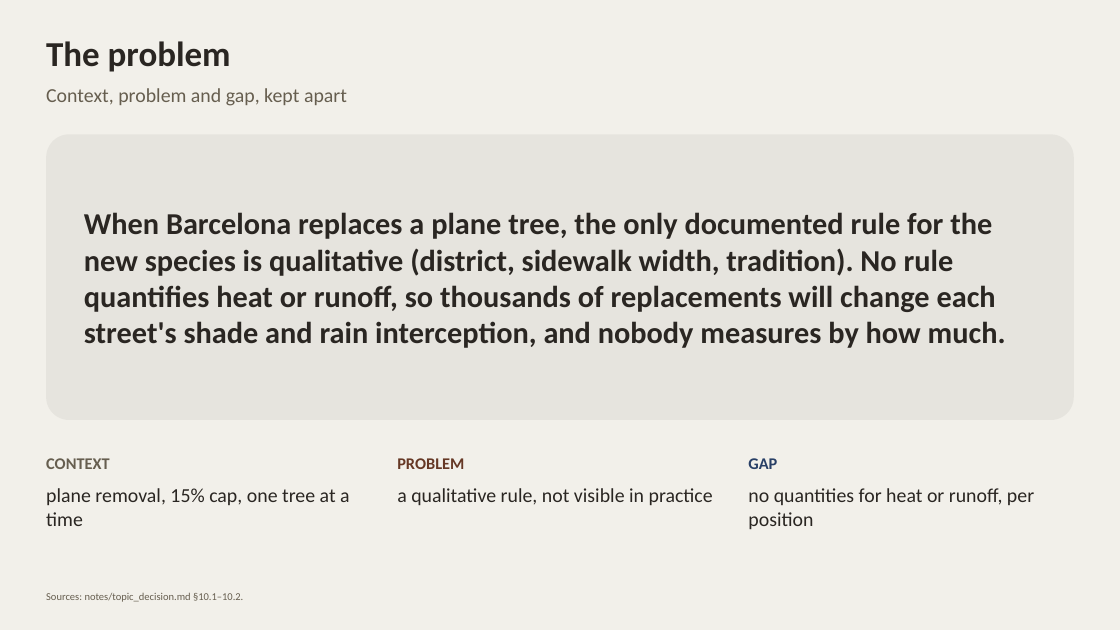
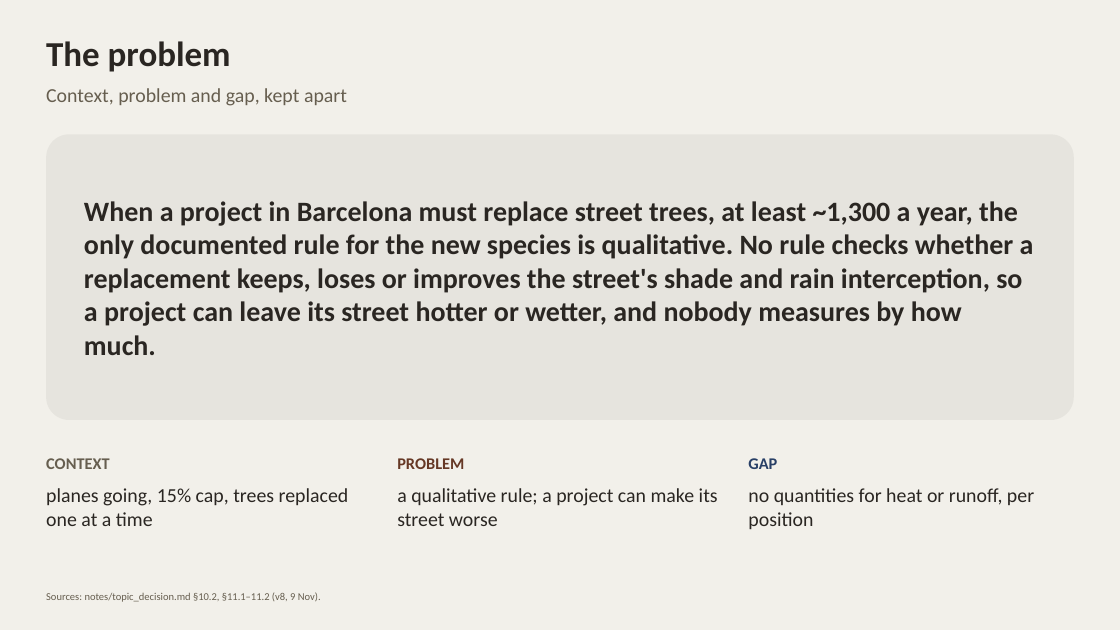
Before and after one commit to giofox96/shade-and-sponge, a slide deck: slide 5 of slides/shade_and_sponge_10nov_editable.pptx. Drawn at 1120x630 pixels with LibreOffice and Linux fonts; fonts in the diff are those of the drawing. Boxes give left, top, right and bottom in pixels: in the first picture for what was removed or moved away, otherwise in the second. Text is boxed around its words. In the diff, an @@ line names an element or a change of style, - is before the commit and + after.

```diff
--- a/slides/shade_and_sponge_10nov_editable.pptx
+++ b/slides/shade_and_sponge_10nov_editable.pptx
@@ text at box(84, 201, 1034, 355): text changed; size 26 to 24 pt @@
-When Barcelona replaces a plane tree, the only documented rule for the new species is qualitative (district, sidewalk width, tradition). No rule quantifies heat or runoff, so thousands of replacements will change each street's shade and rain interception, and nobody measures by how much.
+When a project in Barcelona must replace street trees, at least ~1,300 a year, the only documented rule for the new species is qualitative. No rule checks whether a replacement keeps, loses or improves the street's shade and rain interception, so a project can leave its street hotter or wetter, and nobody measures by how much.
@@ text at box(46, 488, 349, 526): text changed @@
-plane removal, 15% cap, one tree at a time
+planes going, 15% cap, trees replaced one at a time
@@ text at box(397, 488, 718, 526): text changed @@
-a qualitative rule, not visible in practice
+a qualitative rule; a project can make its street worse
@@ text at box(46, 592, 321, 602): text changed @@
-Sources: notes/topic_decision.md §10.1–10.2.
+Sources: notes/topic_decision.md §10.2, §11.1–11.2 (v8, 9 Nov).
```
Also in this commit, not shown: 6 other slides changed, 7 other files.
